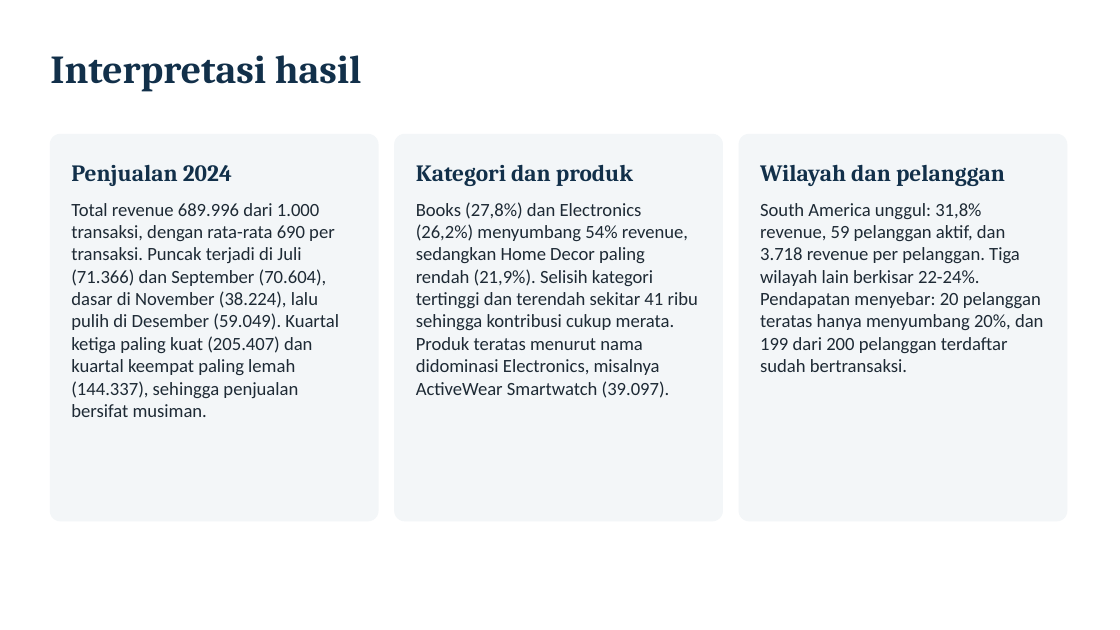
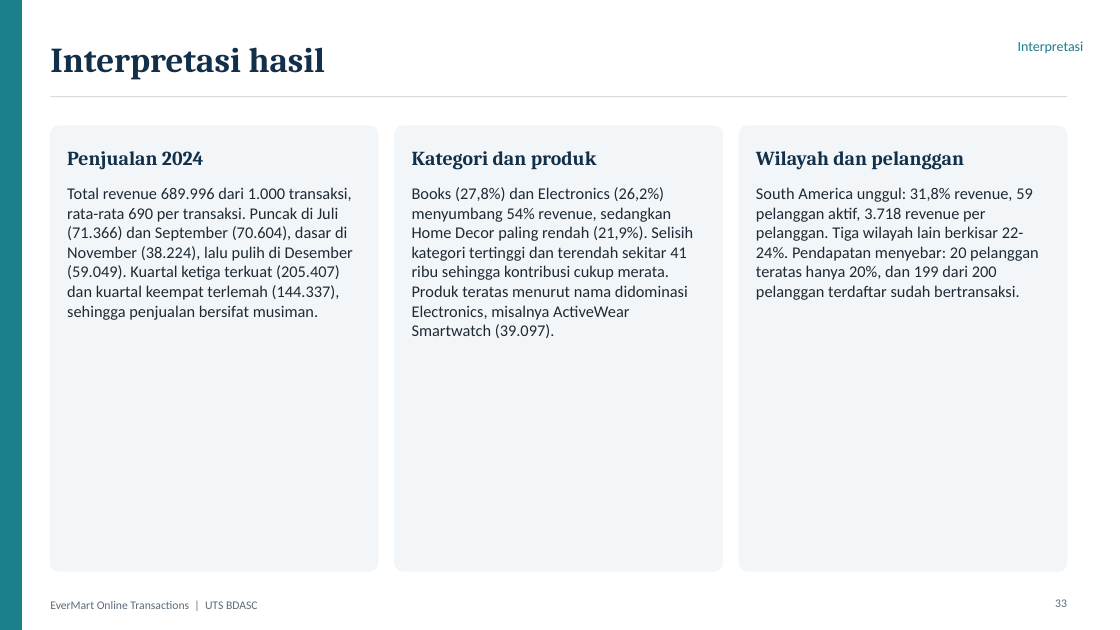
Before and after one commit to farhansech/EXACOUNT, a slide deck: slide 33 of output/EverMart_UTS_BDASC.pptx (slide 32 before the commit). Drawn at 1120x630 pixels with LibreOffice and Linux fonts; fonts in the diff are those of the drawing. Boxes give left, top, right and bottom in pixels: in the first picture for what was removed or moved away, otherwise in the second. Text is boxed around its words. In the diff, an @@ line names an element or a change of style, - is before the commit and + after.

```diff
--- a/output/EverMart_UTS_BDASC.pptx
+++ b/output/EverMart_UTS_BDASC.pptx
@@ rectangle added at [0, 0, 21, 630], fill #1B7F8C, outline #1B7F8C 1 pt @@
@@ text "Interpretasi hasil": place and size @@
-text "Interpretasi hasil" at [50, 55, 362, 92]
+text "Interpretasi hasil" at [50, 47, 326, 80]
@@ text "Interpretasi hasil" at [50, 47, 326, 80]: size 34 to 30 pt @@
@@ text added at [1018, 41, 1084, 53], 12 pt, text #1B7F8C @@
+Interpretasi
@@ line added from (50, 97) to (1067, 97), #D5DDE3 1 pt @@
@@ rounded rectangle: place and size @@
-rounded rectangle at [50, 134, 378, 521]
+rounded rectangle at [50, 126, 378, 571]
@@ text "Penjualan 2024": place and size @@
-text "Penjualan 2024" at [71, 165, 232, 186]
+text "Penjualan 2024" at [67, 151, 204, 170]
@@ proportions changed in 3 elements at [739, 126, 1067, 571], [50, 126, 378, 571], [395, 126, 723, 571] @@
@@ rounded rectangle: place and size @@
-rounded rectangle at [395, 134, 723, 521]
+rounded rectangle at [395, 126, 723, 571]
@@ text "Kategori dan produk": place and size @@
-text "Kategori dan produk" at [416, 164, 633, 186]
+text "Kategori dan produk" at [412, 151, 597, 170]
@@ rounded rectangle: place and size @@
-rounded rectangle at [739, 134, 1067, 521]
+rounded rectangle at [739, 126, 1067, 571]
@@ size 20 to 17 pt in 3 elements at [67, 151, 204, 170], [412, 151, 597, 170], [756, 151, 964, 170] @@
@@ text "Wilayah dan pelanggan": place and size @@
-text "Wilayah dan pelanggan" at [760, 164, 1005, 186]
+text "Wilayah dan pelanggan" at [756, 151, 964, 170]
@@ text at [67, 187, 353, 320]: text changed; size 16 to 14 pt @@
-Total revenue 689.996 dari 1.000 transaksi, dengan rata-rata 690 per transaksi. Puncak terjadi di Juli (71.366) dan September (70.604), dasar di November (38.224), lalu pulih di Desember (59.049). Kuartal ketiga paling kuat (205.407) dan kuartal keempat paling lemah (144.337), sehingga penjualan bersifat musiman.
+Total revenue 689.996 dari 1.000 transaksi, rata-rata 690 per transaksi. Puncak di Juli (71.366) dan September (70.604), dasar di November (38.224), lalu pulih di Desember (59.049). Kuartal ketiga terkuat (205.407) dan kuartal keempat terlemah (144.337), sehingga penjualan bersifat musiman.
@@ text "Books (27,8%) dan Electronics (26,2%) ...": place and size @@
-text "Books (27,8%) dan Electronics (26,2%) ..." at [416, 202, 698, 398]
+text "Books (27,8%) dan Electronics (26,2%) ..." at [412, 187, 693, 338]
@@ text "Books (27,8%) dan Electronics (26,2%) ..." at [412, 187, 693, 338]: size 16 to 14 pt @@
@@ text at [756, 187, 1039, 300]: text changed; size 16 to 14 pt @@
-South America unggul: 31,8% revenue, 59 pelanggan aktif, dan 3.718 revenue per pelanggan. Tiga wilayah lain berkisar 22-24%. Pendapatan menyebar: 20 pelanggan teratas hanya menyumbang 20%, dan 199 dari 200 pelanggan terdaftar sudah bertransaksi.
+South America unggul: 31,8% revenue, 59 pelanggan aktif, 3.718 revenue per pelanggan. Tiga wilayah lain berkisar 22-24%. Pendapatan menyebar: 20 pelanggan teratas hanya 20%, dan 199 dari 200 pelanggan terdaftar sudah bertransaksi.
@@ page number added at [1055, 599, 1067, 607], 10 pt, text #5B6B79 @@
+33
@@ text added at [50, 601, 258, 609], 10 pt, text #5B6B79 @@
+EverMart Online Transactions | UTS BDASC
```
Also in this commit, not shown: 26 other slides changed, 9 slides added, 8 slides removed, 1 other file.
